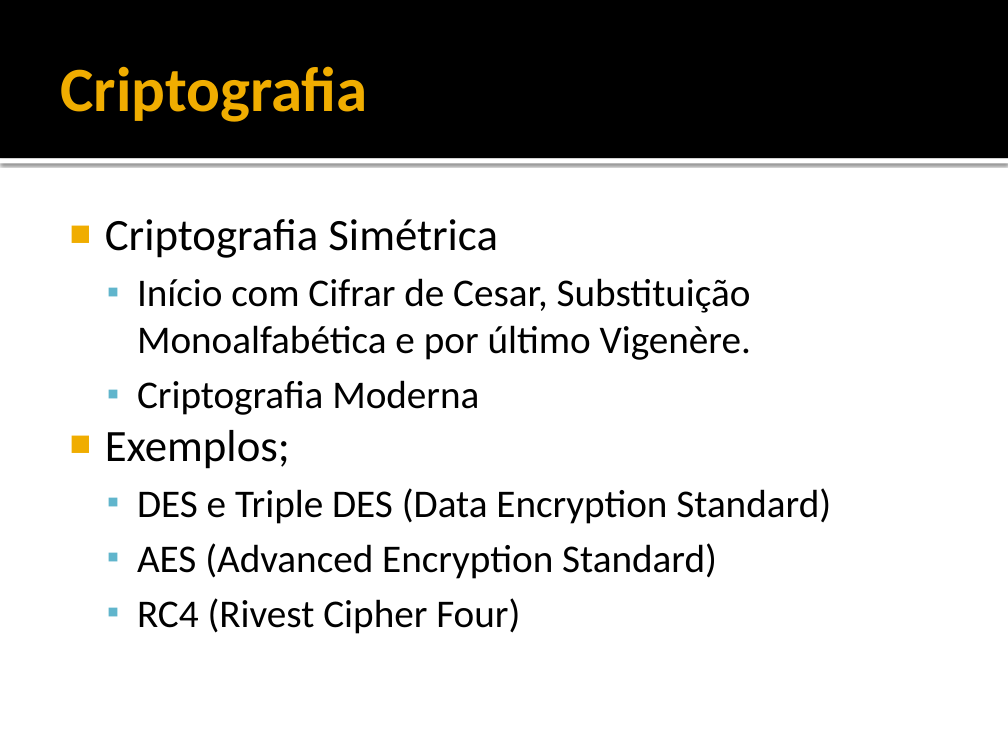
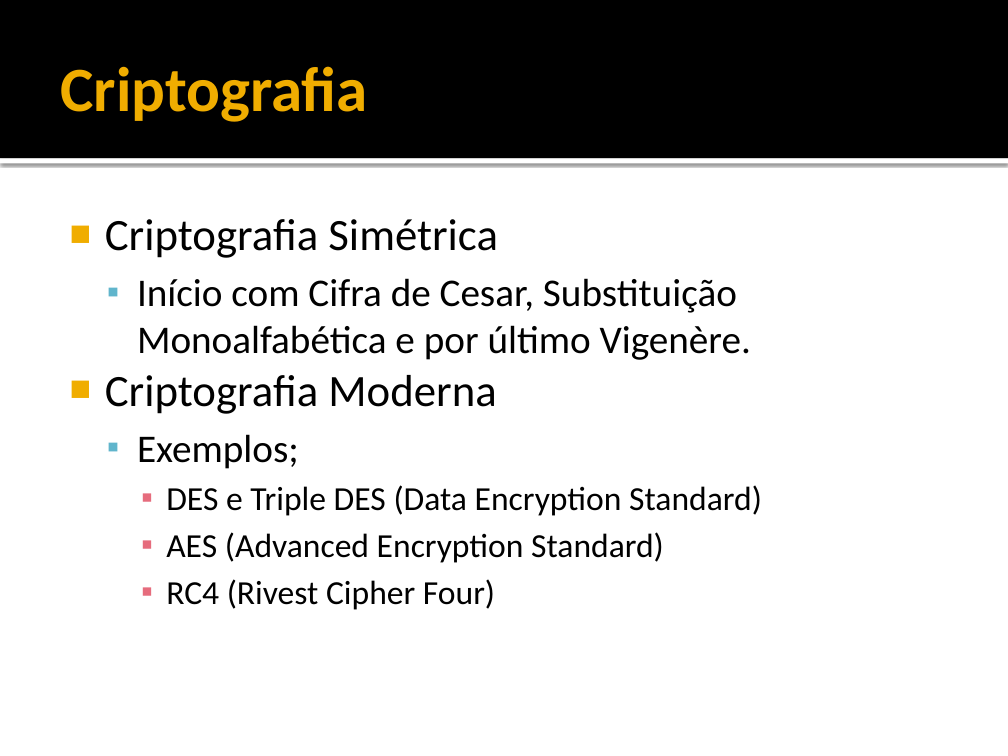
Before and after one commit to rayu1988/svn-jeanbruno, a slide deck: slide 13 of DOCS/TCC/5 - APRESENTAÇÃO.pptx (slide 8 before the commit). Drawn at 1008x756 pixels with LibreOffice and Linux fonts; fonts in the diff are those of the drawing. Boxes give left, top, right and bottom in pixels: in the first picture for what was removed or moved away, otherwise in the second. Text is boxed around its words. In the diff, an @@ line names an element or a change of style, - is before the commit and + after.

Commit message:
Apresentação

```diff
--- a/DOCS/TCC/5 - APRESENTAÇÃO.pptx
+++ b/DOCS/TCC/5 - APRESENTAÇÃO.pptx
@@ text at [137, 278, 751, 360]: text changed @@
-  ▪ Início com Cifrar de Cesar, Substituição Monoalfabética e por último Vigenère.
+  ▪ Início com Cifra de Cesar, Substituição Monoalfabética e por último Vigenère.
@@ text at [105, 375, 762, 610]: size 28 to 32 pt in "Criptografia Moderna"; size 32 to 28 pt in "Exemplos;"; size 28 to 24 pt in "DES e Triple DES (Data Encryption Standard)", "AES (Advanced Encryption Standard)", "RC4 (Rivest Cipher Four)"; bullet ▪ to ■; list level 2 to 1 in "Criptografia Moderna"; bullet colour #60B5CC to #F0AD00; bullet ■ to ▪; list level 1 to 2 in "Exemplos;"; bullet colour #F0AD00 to #60B5CC; list level 2 to 3 in "DES e Triple DES (Data ..."; bullet colour #60B5CC to #E66C7D; list level 2 to 3 in "AES (Advanced Encryption Standard)"; list level 2 to 3 in "RC4 (Rivest Cipher Four)" @@
```
Also in this commit, not shown: 1 other slide changed, 8 slides added.
